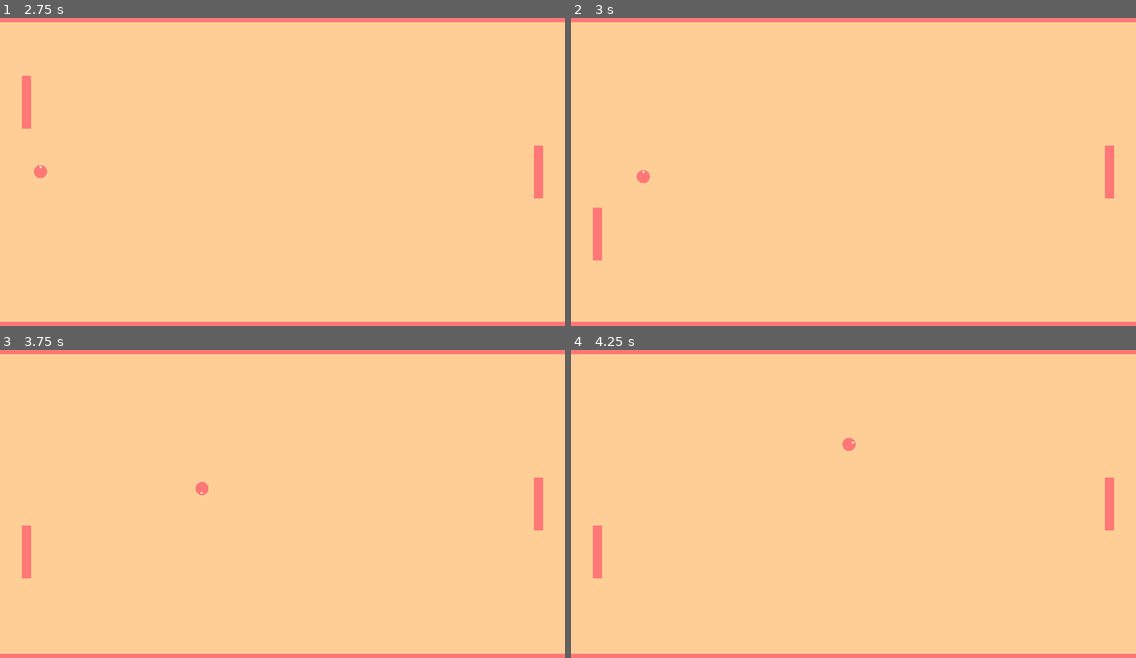
Above: before the commit, frames 1-4 (two rows, left to right).
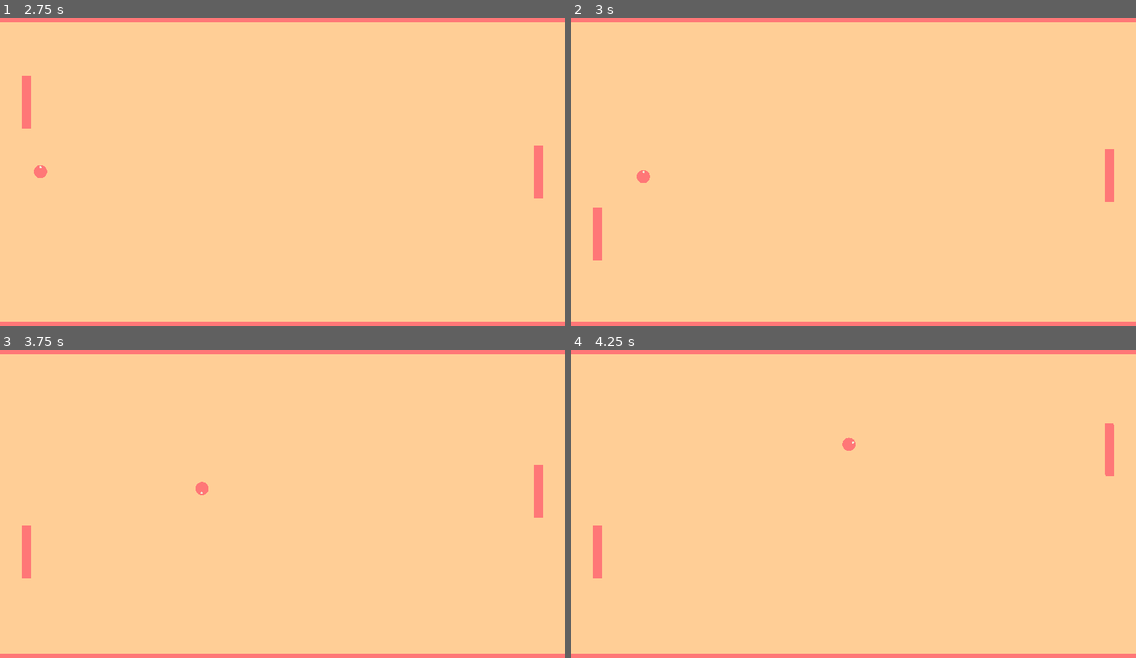
Above: after the commit, the same moments.

Repository: ogilliland/ultimate-ping-pong
Game: Godot game, scene res://main.tscn
The game is run twice, just before and just after one commit, with the same random seed, the same clock (stepped at 60 frames per second) and the same inputs.
Inputs (mouse positions are in pixels of both pictures, inside the frame that each line leads up to):
- Up to frame 1 (2.75 s): move the mouse to (406, 156) at 0.52 s; move the mouse to (169, 187) at 1.27 s; move the mouse to (339, 101) at 2.02 s
- Up to frame 2 (3 s): move the mouse to (825, 233) at 2.77 s
- Up to frame 3 (3.75 s): move the mouse to (452, 550) at 3.52 s
- Up to frame 4 (4.25 s): no input

Frame 1 is identical in both runs. In frame 2, less than 0.1% of the frame differs, in the area x 94-97%, y 41-60%; in frame 3, 0.1%; in frame 4, 0.6%, in the area x 94-97%, y 23-59%.

Commit message:
Simple enemy AI

Diff:
--- a/enemy.gd
+++ b/enemy.gd
@@ -1 +1,4 @@
 extends "res://paddle.gd"
+
+func _physics_process(delta: float) -> void:
+	target_height = get_node("../Ball").position.y
